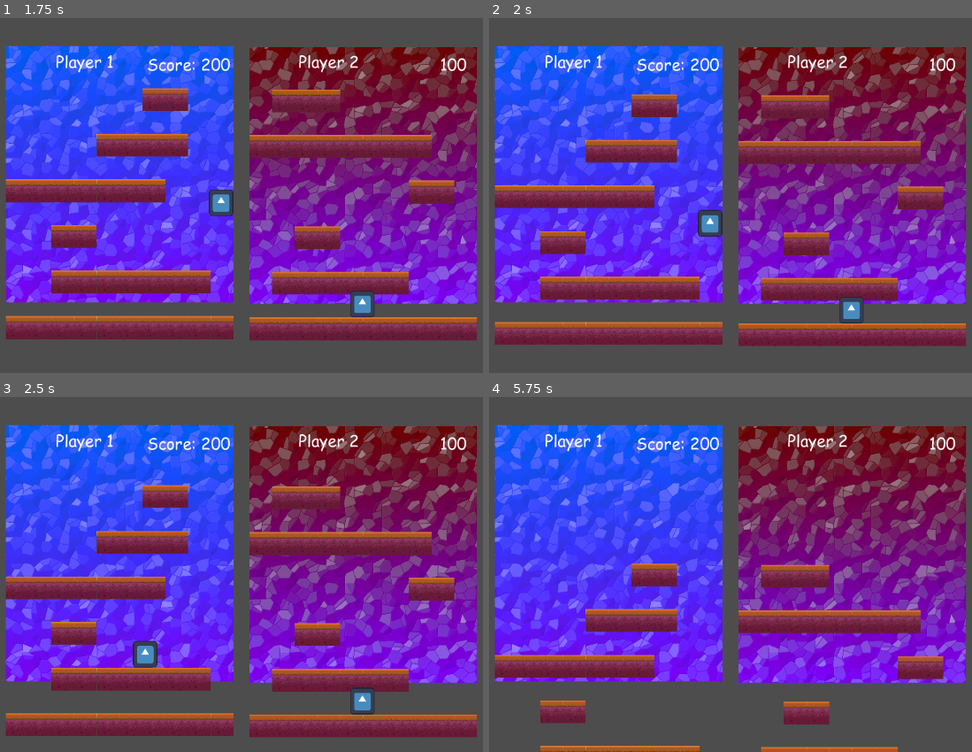
Above: before the commit, frames 1-4 (two rows, left to right).
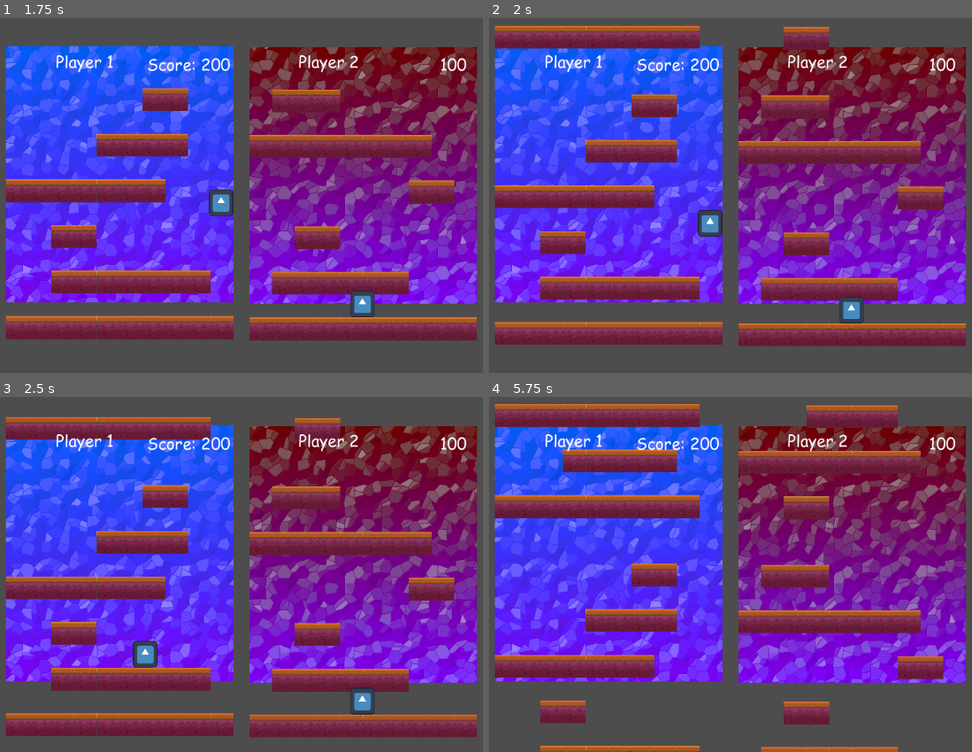
Above: after the commit, the same moments.

Repository: LegacyMD/xd_tower
Game: Godot game, scene res://scenes/root_scene.tscn
Same seed, same stepped clock (60 frames per second), same inputs: the game is played once before the commit and once after it. The engine's default icon, where the game draws it, is replaced by a stand-in: a white triangle on a blue panel in a dark square.
Inputs (mouse positions are in pixels of both pictures, inside the frame that each line leads up to):
- Up to frame 1 (1.75 s): move the mouse to (386, 152) at 0.52 s; hold D (player0_right) from 0.53 s (still down); click (386, 152) at 0.67 s; tap W (player0_up) at 0.77, 1.52 s; move the mouse to (91, 195) at 1.27 s
- Up to frame 2 (2 s): keep holding D (player0_right)
- Up to frame 3 (2.5 s): move the mouse to (304, 464) at 2.02 s; release D (player0_right) at 2.03 s; hold A (player0_left) from 2.03 s (still down)
- Up to frame 4 (5.75 s): move the mouse to (687, 631) at 2.77 s; release A (player0_left) at 2.78 s; hold D (player0_right) 2.78-4.28 s; click (687, 631) at 2.92 s; tap W (player0_up) at 3.02, 3.77, 4.52 s; move the mouse to (933, 613) at 3.52 s; move the mouse to (508, 492) at 4.27 s; hold A (player0_left) 4.28-5.03 s; move the mouse to (754, 553) at 5.02 s; hold D (player0_right) from 5.03 s (still down); click (754, 553) at 5.17 s

Frame 1 is identical in both runs. In frame 2, 3.4% of the frame differs, in the area x 1-71%, y 2-9%; in frame 3, 3.3%; in frame 4, 11%, in the area x 1-90%, y 1-35%.

Commit message:
Spawn platforms as the Container scrolls by

Diff:
--- a/scenes/platform_spawner.gd
+++ b/scenes/platform_spawner.gd
@@ -1,4 +1,7 @@
 extends Node2D
+
+var last_platform_spawn_position : float = 0.0
+var last_platform_spawn_row_idx : int = -3
 
 # Computes size of a platofrm tile in pixels
 func _compute_tile_size(player_view_rect):
@@ -13,10 +16,6 @@
     var vertical_tiles_num = player_view_rect.size.y / tile_size.x
     return Vector2i(horizontal_tiles_num, vertical_tiles_num)
 
-func _should_add_tile():
-    var probability = 0.1
-    return randf() < probability
-
 func _create_tile(tile_scene, column, row, tile_size, player_view_rect):
     var instance = tile_scene.instantiate()
     instance.position.x = (column * tile_size.x) + player_view_rect.position.x + (tile_size.x / 2)
@@ -24,7 +23,7 @@
     instance.name = "PlatformTile_x%d_y%d" % [column, row]
     return instance
 
-func _fill_first_row(root, tile, tile_size, row, tiles_in_a_row, player_view_rect):
+func _fill_starting_platform_tiles(root, tile, tile_size, row, tiles_in_a_row, player_view_rect):
     for c in tiles_in_a_row:
         var instance = _create_tile(tile, c, row, tile_size, player_view_rect)
         root.add_child.call_deferred(instance)
@@ -35,13 +34,13 @@
     var platform_offset = randi() % offset_range
     return { platform_offset = platform_offset, platform_length = platform_length}
 
-func _fill_tiles(platform_offset, platform_length, root, tile, row, tile_size, player_view_rect):
+func _fill_platform_tiles(platform_offset, platform_length, root, tile, row, tile_size, player_view_rect):
     for c in platform_length:
         var column = platform_offset + c
         var instance = _create_tile(tile, column, row, tile_size, player_view_rect)
         root.add_child.call_deferred(instance)
 
-func _spawn_tiles(player_view_name, tiles_dimensions, tile_size, player_view_rect):
+func _init_platforms(player_view_name, tiles_dimensions, tile_size, player_view_rect):
     var root = get_parent().find_child(player_view_name).find_child("PlatformContainer")
     var tile = preload("res://scenes/platform_tile.tscn")
 
@@ -50,14 +49,29 @@
 
     for r in range(rows_number - 1, -1, -1):
         if r == rows_number - 1: # fill the first row to full capacity
-            _fill_first_row(root, tile, tile_size, r, tiles_in_a_row, player_view_rect)
+            _fill_starting_platform_tiles(root, tile, tile_size, r, tiles_in_a_row, player_view_rect)
         if r % 2: # Skip every second platform to leave blank rows between
             continue
         var size_and_offset = _generate_platform_size_and_offset(tiles_in_a_row)
         var platform_length = size_and_offset.platform_length
         var platform_offset = size_and_offset.platform_offset
-        _fill_tiles(platform_offset, platform_length, root, tile, r, tile_size, player_view_rect)
+        _fill_platform_tiles(platform_offset, platform_length, root, tile, r, tile_size, player_view_rect)
 
+
+func _spawn_new_platform(player_view_name):
+    var player_view_rect =  get_parent().find_child(player_view_name).background_rect
+    var tile_size = _compute_tile_size(player_view_rect)
+    var tiles_dimensions = _compute_tile_dimensions(player_view_rect)
+
+    var root = get_parent().find_child(player_view_name).find_child("PlatformContainer")
+    var tile = preload("res://scenes/platform_tile.tscn")
+
+    var tiles_in_a_row = tiles_dimensions.x
+    var r = last_platform_spawn_row_idx
+    var size_and_offset = _generate_platform_size_and_offset(tiles_in_a_row)
+    var platform_length = size_and_offset.platform_length
+    var platform_offset = size_and_offset.platform_offset
+    _fill_platform_tiles(platform_offset, platform_length, root, tile, r, tile_size, player_view_rect)
 
 # Called when the node enters the scene tree for the first time.
 func _ready():
@@ -65,10 +79,17 @@
     var tile_size = _compute_tile_size(player_view_rect)
     var tiles_dimensions = _compute_tile_dimensions(player_view_rect)
 
-    _spawn_tiles("PlayerView", tiles_dimensions, tile_size, player_view_rect)
-    _spawn_tiles("PlayerView2", tiles_dimensions, tile_size, player_view_rect)
-    pass # Replace with function body.
+    _init_platforms("PlayerView", tiles_dimensions, tile_size, player_view_rect)
+    _init_platforms("PlayerView2", tiles_dimensions, tile_size, player_view_rect)
 
 # Called every frame. 'delta' is the elapsed time since the previous frame.
 func _process(delta):
-    pass
+    var container = get_node("../PlayerView/PlatformContainer")
+    var container_y = container.position.y
+    var increment = (container.scale.y * Settings.TILE_SIZE) * 2
+    var last_platform_pos_incremented = last_platform_spawn_position + increment
+    if container_y > last_platform_pos_incremented:
+        last_platform_spawn_position += increment
+        _spawn_new_platform("PlayerView")
+        _spawn_new_platform("PlayerView2")
+        last_platform_spawn_row_idx -= 2 # Set new row index two tows above
